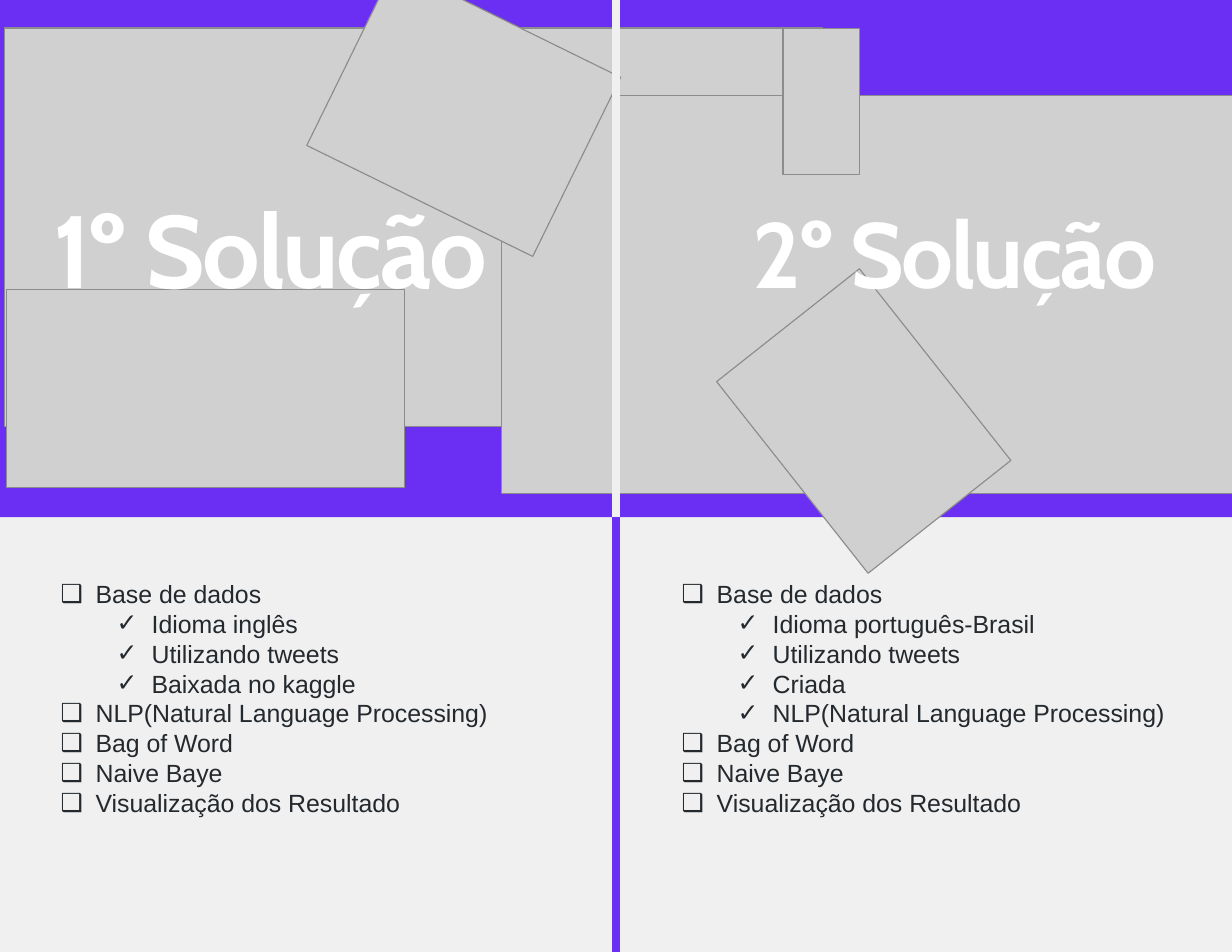
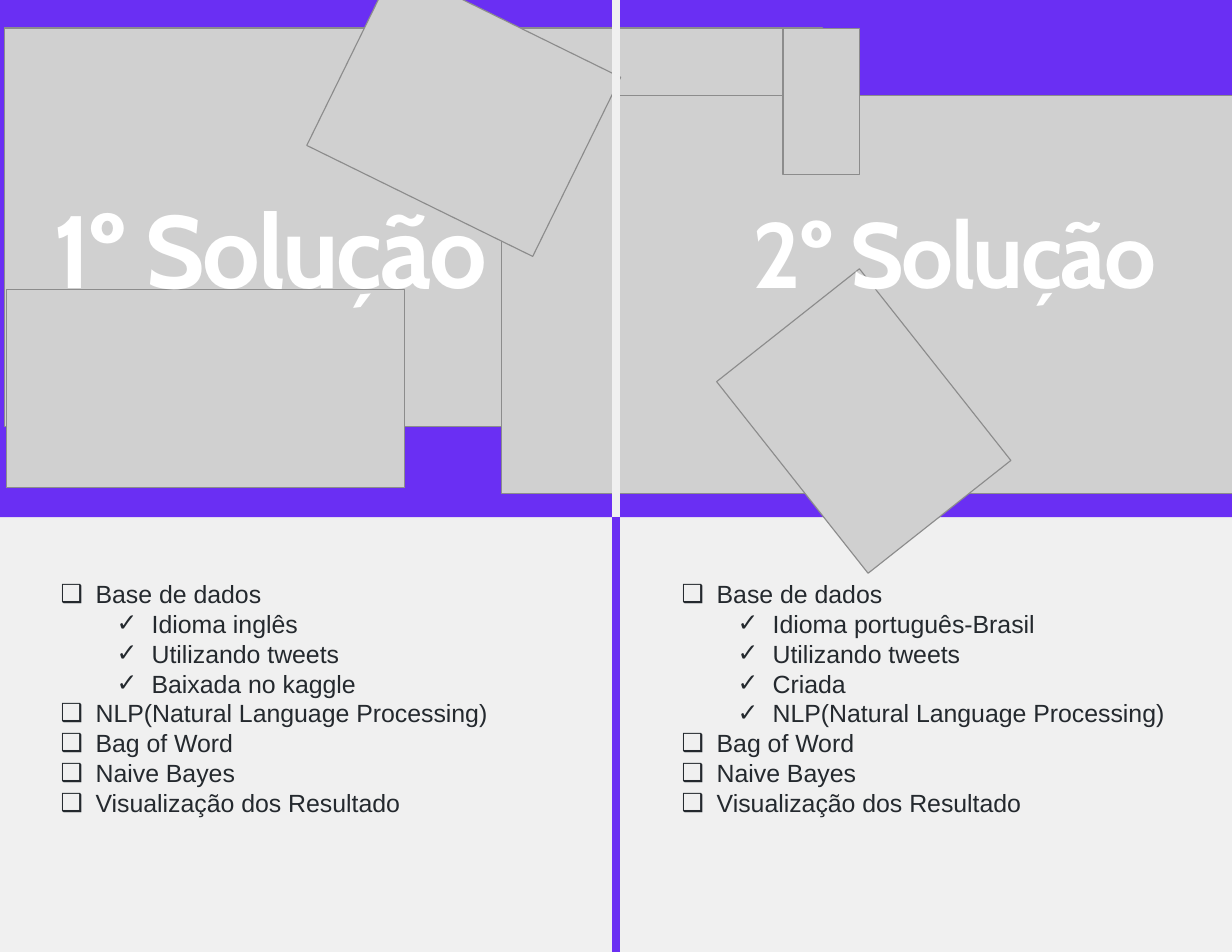
Before and after one commit to JefteLG/Twitter_Sentiment_Analysis, a slide deck: slide 3 of apresentacao.pptx. Drawn at 1232x952 pixels with LibreOffice and Linux fonts; fonts in the diff are those of the drawing; grey boxes stand for pictures; background and template pictures are left out. Boxes give left, top, right and bottom in pixels: in the first picture for what was removed or moved away, otherwise in the second. Text is boxed around its words. In the diff, an @@ line names an element or a change of style, - is before the commit and + after.

```diff
--- a/apresentacao.pptx
+++ b/apresentacao.pptx
@@ text at box(96, 764, 235, 787): text changed @@
-❑ Naive Baye
+❑ Naive Bayes
@@ text at box(717, 764, 856, 787): text changed @@
-❑ Naive Baye
+❑ Naive Bayes
```
Also in this commit, not shown: 2 other files.
